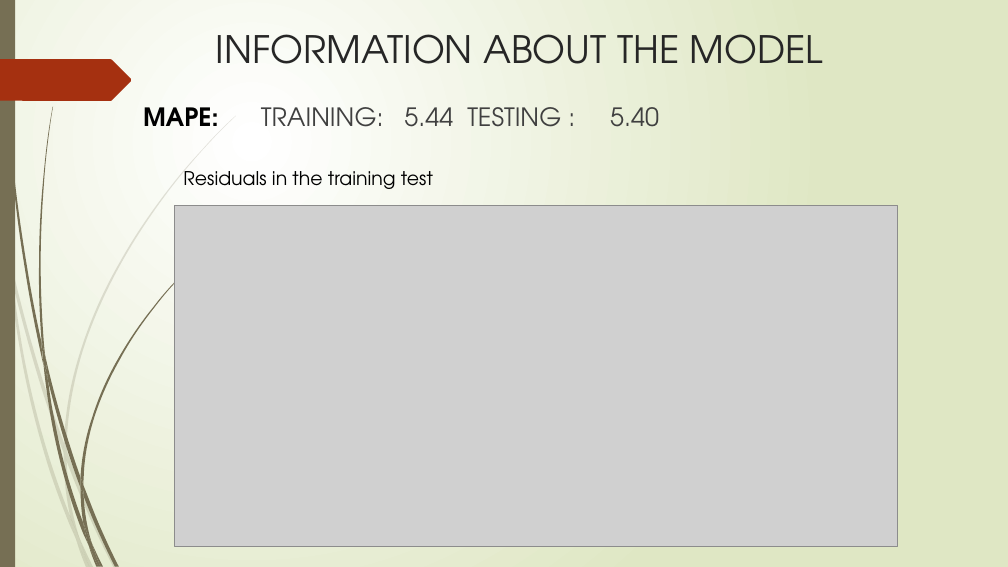
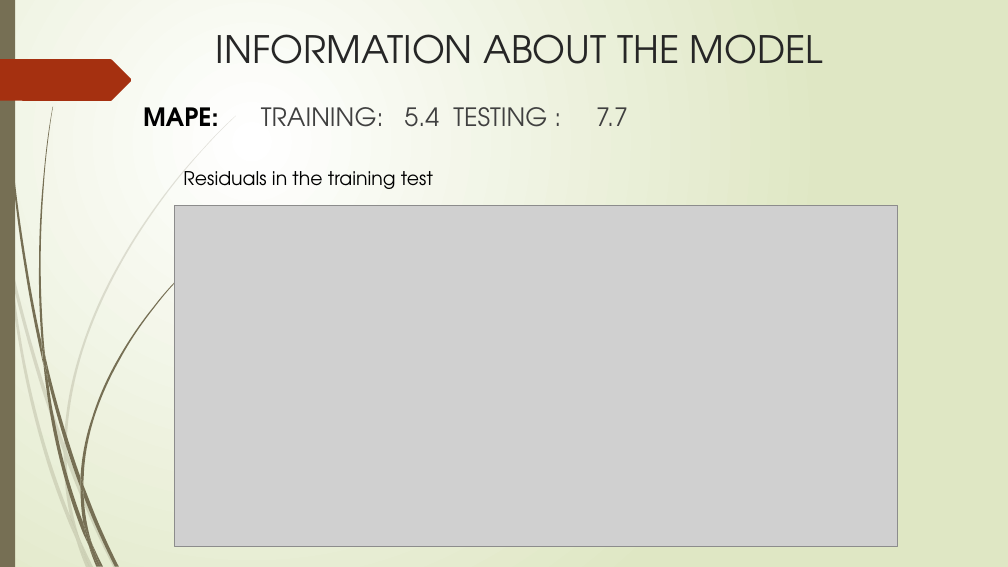
Before and after one commit to ElenaBonan/Ubiqum_projects, a slide deck: slide 17 of Energy_consumption/Presentation.pptx. Drawn at 1008x567 pixels with LibreOffice and Linux fonts; fonts in the diff are those of the drawing; grey boxes stand for pictures. Boxes give left, top, right and bottom in pixels: in the first picture for what was removed or moved away, otherwise in the second. Text is boxed around its words. In the diff, an @@ line names an element or a change of style, - is before the commit and + after.

Commit message:
models

```diff
--- a/Energy_consumption/Presentation.pptx
+++ b/Energy_consumption/Presentation.pptx
@@ text at [143,107,628,127]: text changed @@
-MAPE: TRAINING: 5.44 TESTING : 5.40
+MAPE: TRAINING: 5.4 TESTING : 7.7
```
Also in this commit, not shown: 5 other files.
